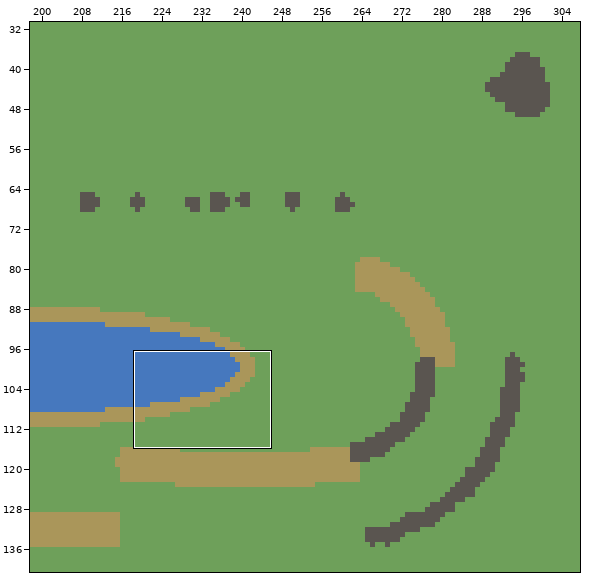
Level history. Tiled map (JSON): packages/content/maps-src/tight-loop.tmj. The first picture is a wide view before the edit; the outline marks the close-up.
Close-up. Before the commit:
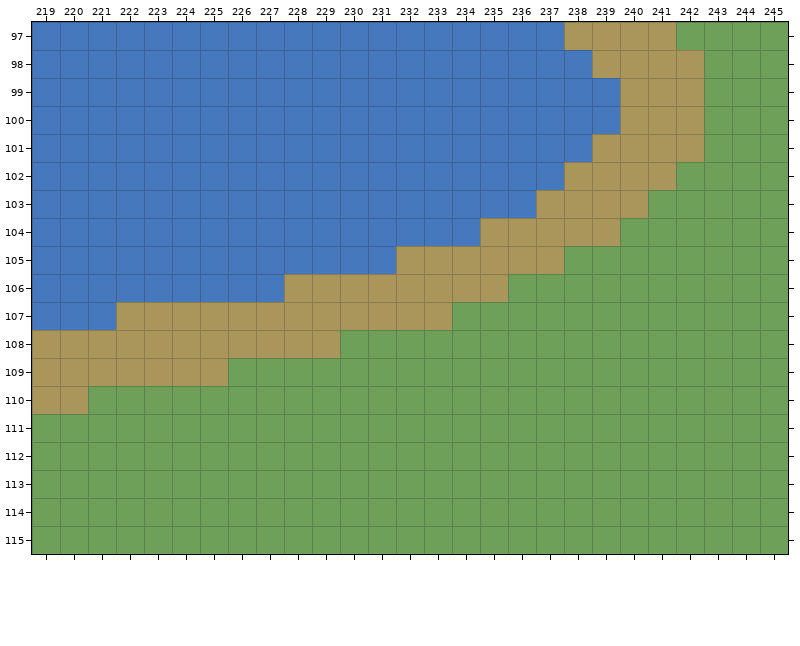
Cells are 32x32 px. Shown: x 219..245, y 97..115. The commit also changed other parts of the map, which this record leaves out.
After:
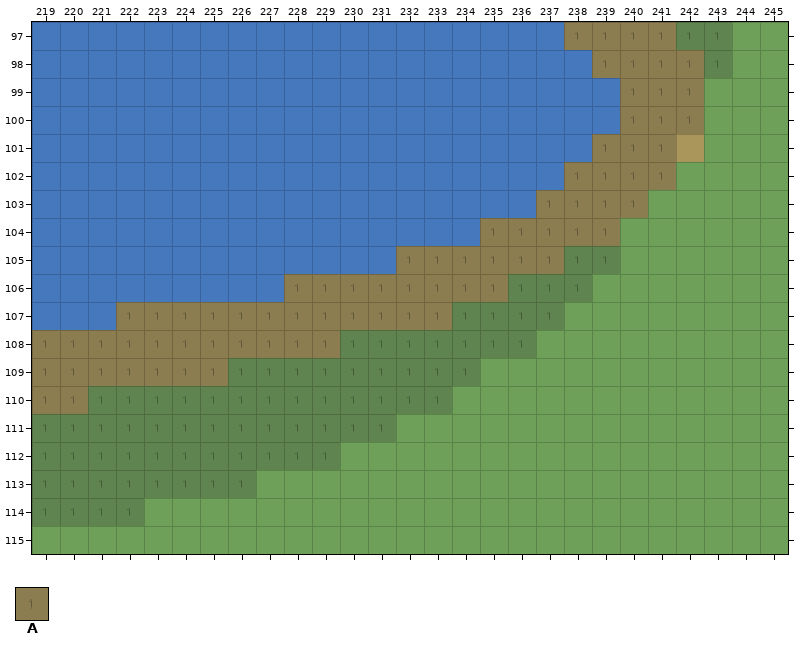
Key: from "elevation": A 1.
_ is an empty cell.
Tiles of an added or newly shown layer are drawn over the layers below it.
See-through tiles are keyed as they look on the map.
From old to new:
Changed rows in their new state; . is an unchanged cell.
Layer "elevation" (added):
first column x 219:
 97 ...................AAAAAA
 98 ....................AAAAA
 99 .....................AAA.
100 .....................AAA.
101 ....................AAA..
102 ...................AAAA..
103 ..................AAAA...
104 ................AAAAA....
105 .............AAAAAAAA....
106 .........AAAAAAAAAAA.....
107 ...AAAAAAAAAAAAAAAA......
108 AAAAAAAAAAAAAAAAAA.......
109 AAAAAAAAAAAAAAAA.........
110 AAAAAAAAAAAAAAA..........
111 AAAAAAAAAAAAA............
112 AAAAAAAAAAA..............
113 AAAAAAAA.................
114 AAAA.....................
Boxes around the changes in both close-ups, in picture pixels (x1, y1, x2, y2):
added: (32, 22, 732, 526)
